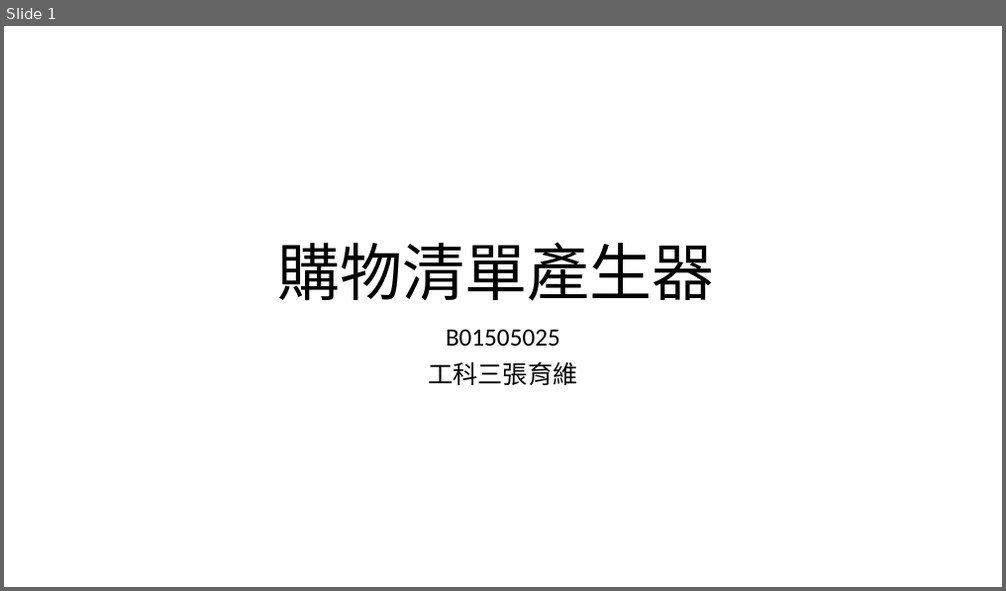
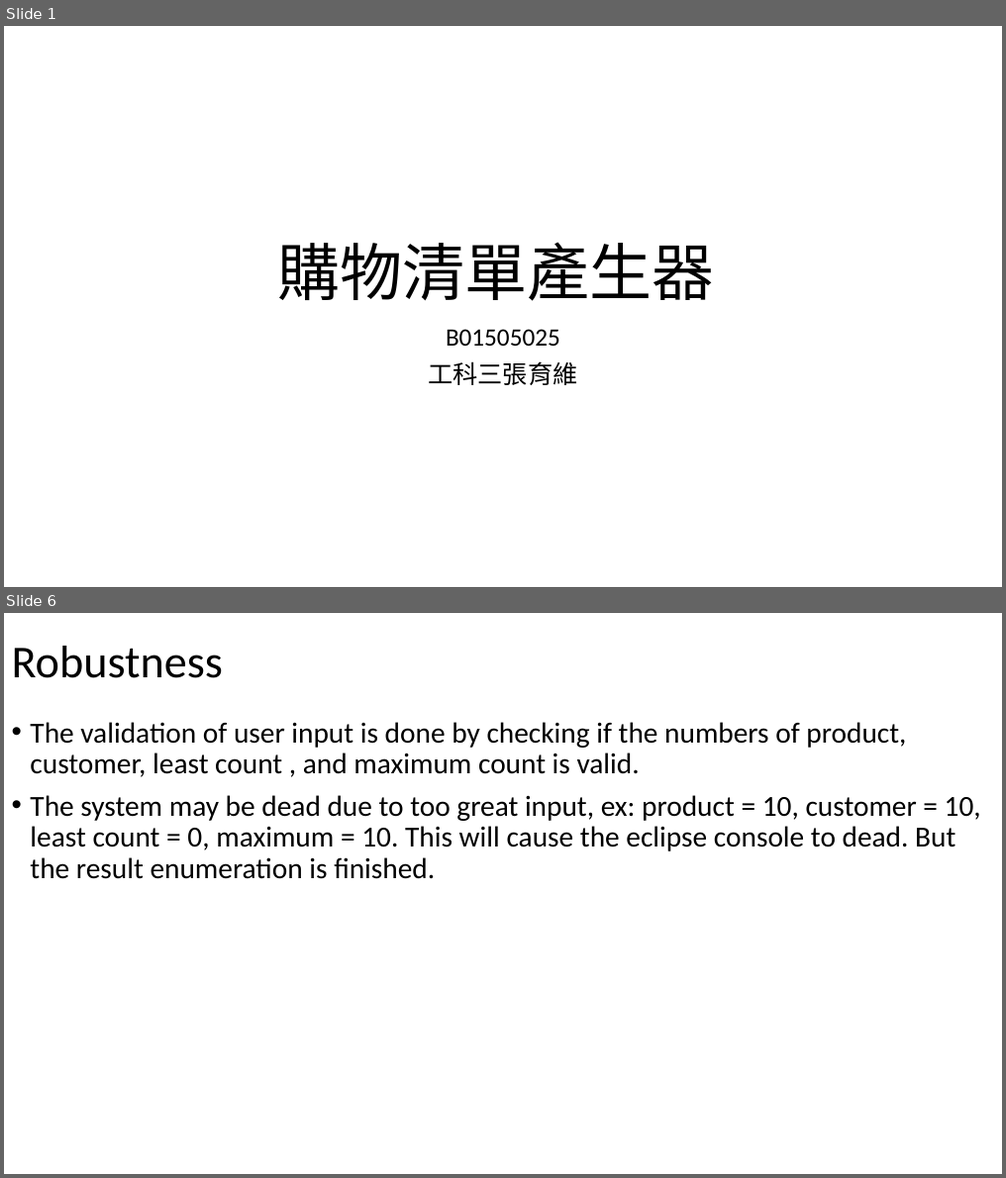
Before and after one commit to ernie55ernie/ShoppingCart, a slide deck: DM_PJ01_Counting.pptx. Shown one above the other, each under a label of ours: slide 1 before the commit, slides 1 and 6 after it; the slides between them are not shown. The pictures are 1006x591 and 1006x1178 pixels, drawn with LibreOffice and Linux fonts; fonts in the diff are those of the drawing. Boxes give left, top, right and bottom in pixels: in the first picture for what was removed or moved away, otherwise in the second. Text is boxed around its words. In the diff, an @@ line names an element or a change of style, - is before the commit and + after.

```diff
--- a/DM_PJ01_Counting.pptx
+++ b/DM_PJ01_Counting.pptx
@@ slide 6 added at (x1=4, y1=613, x2=1002, y2=1174), background #FFFFFF @@
@@ title added at (x1=12, y1=646, x2=223, y2=678), 44 pt, text #000000 @@
+Robustness
@@ text added at (x1=30, y1=722, x2=981, y2=879), 28 pt, text #000000 @@
+• The validation of user input is done by checking if the numbers of product, customer, least count , and maximum count is valid.
+• The system may be dead due to too great input, ex: product = 10, customer = 10, least count = 0, maximum = 10. This will cause the eclipse console to dead. But the result enumeration is finished.
```
Also in this commit, not shown: 4 slides changed, 2 other slides added, 7 other files.
